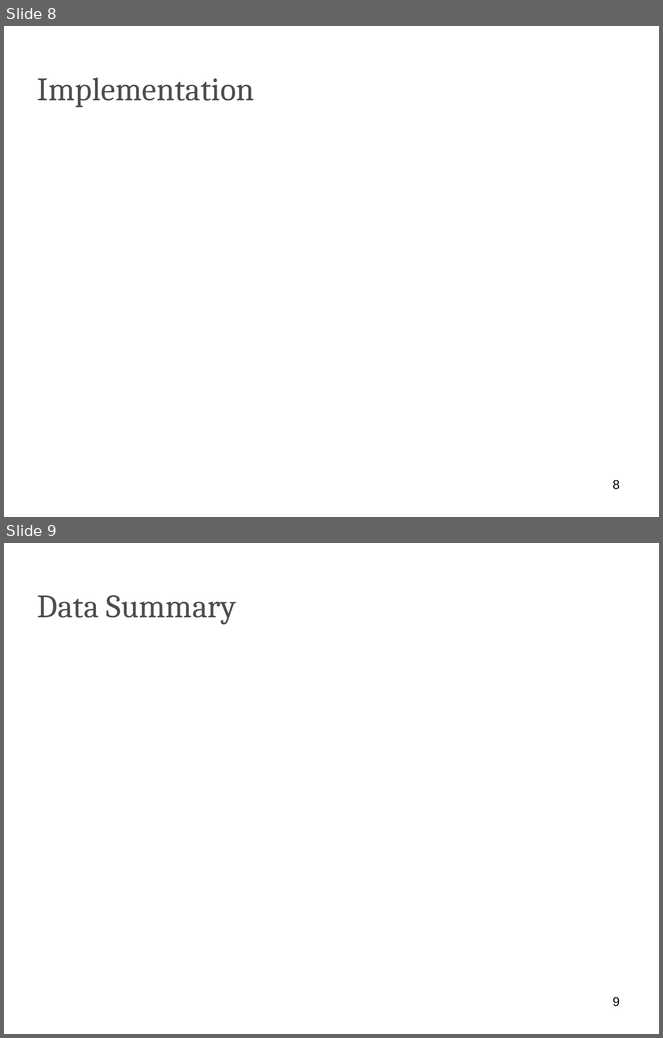
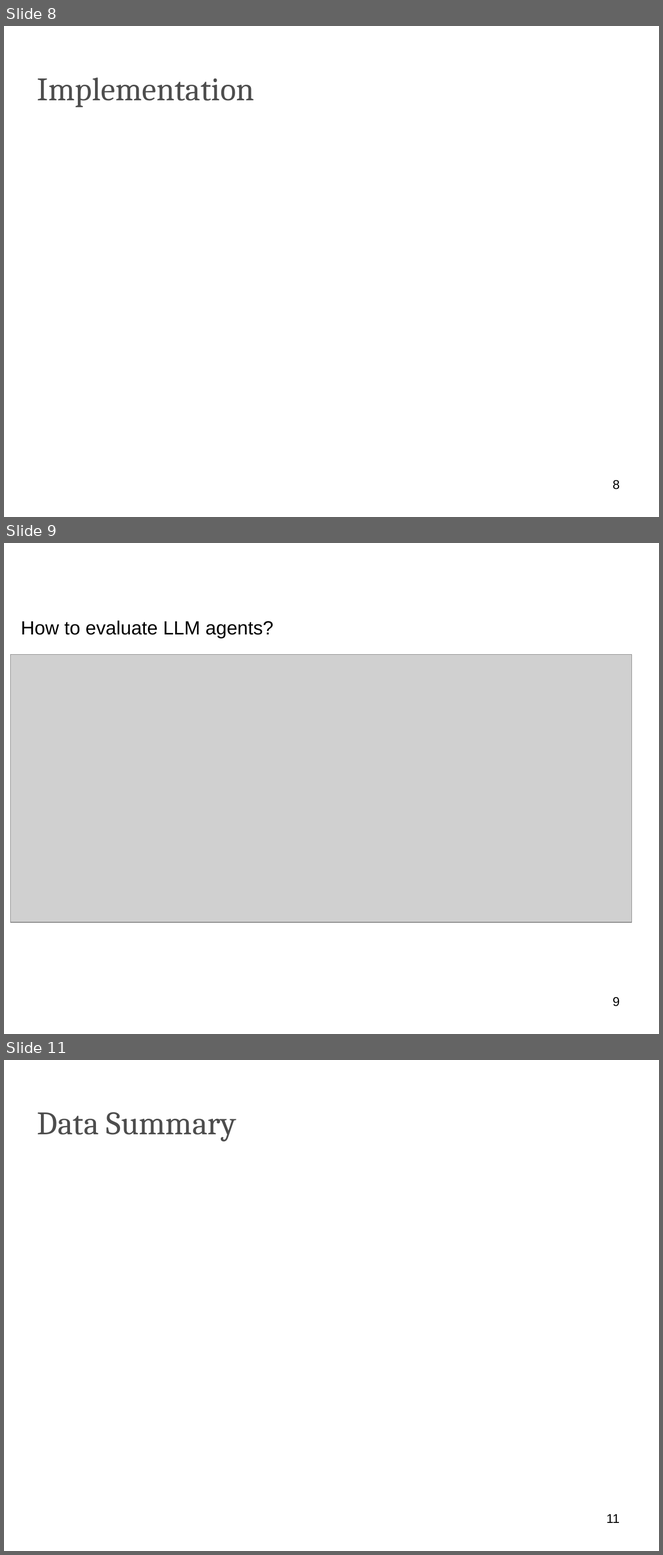
Before and after one commit to qiyanjun/2026sp-GenAI-Agents-Overview-Course, a slide deck: Lectures/ProjPresentationTemplate-1.pptx. Shown one above the other, each under a label of ours: slides 8 and 9 before the commit, slides 8, 9 and 11 after it; the slides between them are not shown. The pictures are 663x1038 and 663x1555 pixels, drawn with LibreOffice and Linux fonts; fonts in the diff are those of the drawing; grey boxes stand for pictures; background and template pictures are left out. Boxes give left, top, right and bottom in pixels: in the first picture for what was removed or moved away, otherwise in the second. Text is boxed around its words. In the diff, an @@ line names an element or a change of style, - is before the commit and + after.

Commit message:
adding this week's two slide decks / LLM jailbreaking + agent evaluation

```diff
--- a/Lectures/ProjPresentationTemplate-1.pptx
+++ b/Lectures/ProjPresentationTemplate-1.pptx
@@ slide 9 added at (4, 543, 659, 1034), background picture (left out) @@
@@ text added at (21, 620, 274, 639), 21 pt, text #000000 @@
+How to evaluate LLM agents?
@@ picture added at (11, 655, 632, 923) @@
@@ page number added at (613, 997, 620, 1007), 14 pt, text #000000 @@
+9
@@ what was slide 9 is now slide 11 @@
@@ page number at (607, 1514, 620, 1523): text changed @@
-9
+11
```
Also in this commit, not shown: 1 other slide added, 12 other files.
